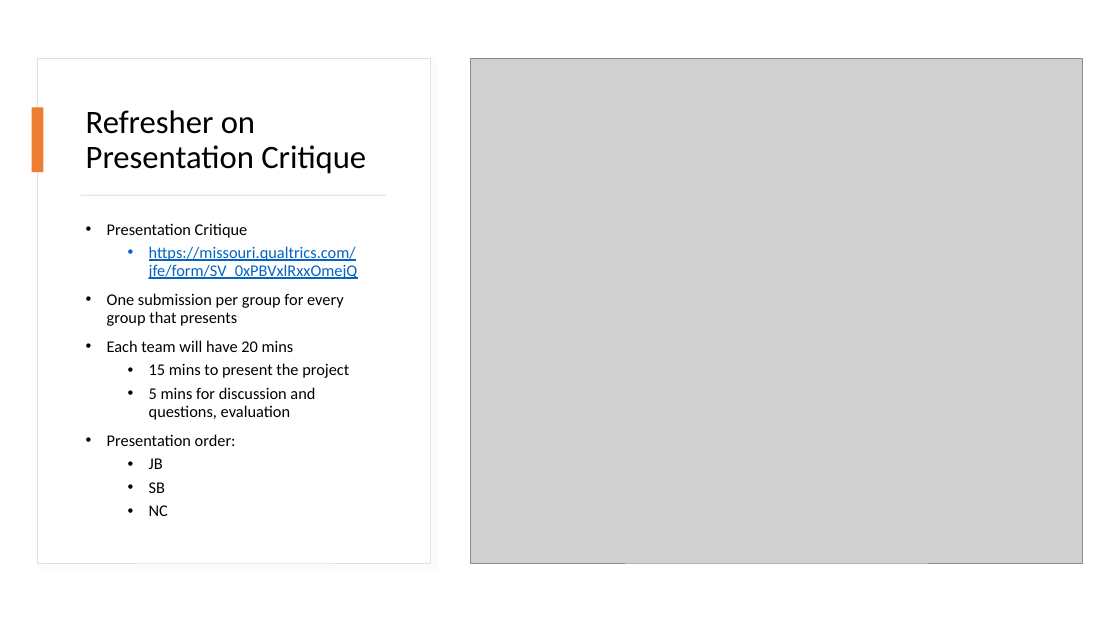
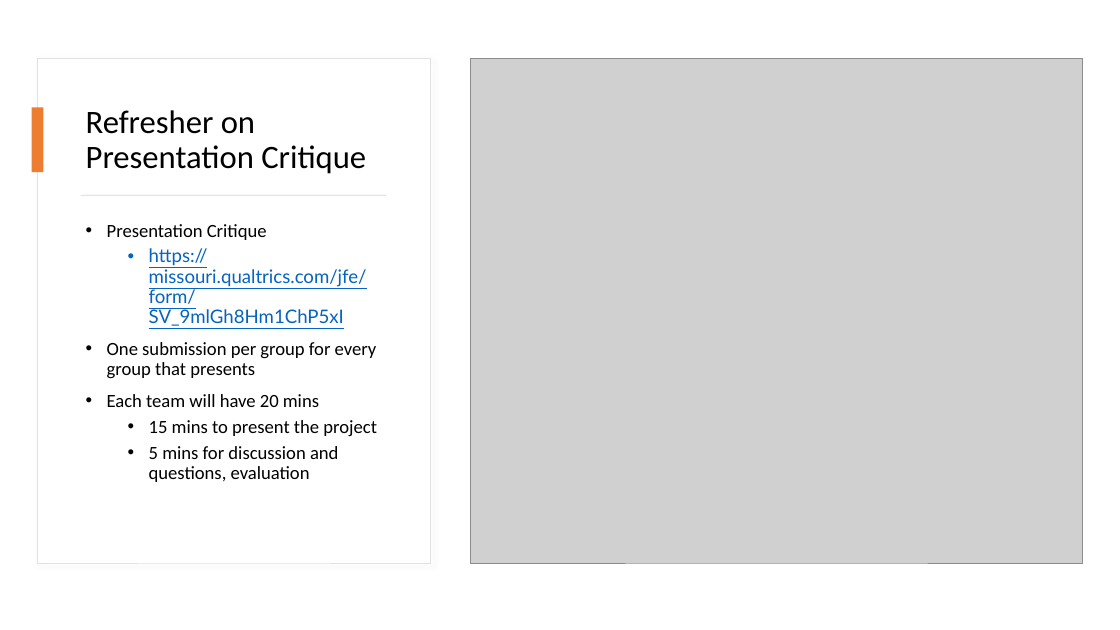
Before and after one commit to mikenguyen13/mar4050_S23_1, a slide deck: slide 2 of lectures/14/1_Presentation Day.pptx. Drawn at 1120x630 pixels with LibreOffice and Linux fonts; fonts in the diff are those of the drawing; grey boxes stand for pictures. Boxes give left, top, right and bottom in pixels: in the first picture for what was removed or moved away, otherwise in the second. Text is boxed around its words. In the diff, an @@ line names an element or a change of style, - is before the commit and + after.

```diff
--- a/lectures/14/1_Presentation Day.pptx
+++ b/lectures/14/1_Presentation Day.pptx
@@ text at (107, 224, 377, 482): size 14 to 16 pt in "Presentation Critique", "One submission per group for every group ...", "Each team will have 20 mins", "15 mins to present the project" and 1 more places @@
@@ text at (149, 248, 367, 326): text changed; size 14 to 16 pt; font Calibri to Lato @@
-  • https://missouri.qualtrics.com/jfe/form/SV_0xPBVxlRxxOmejQ
+  • https://missouri.qualtrics.com/jfe/form/SV_9mlGh8Hm1ChP5xI
@@ text at (107, 434, 236, 516): paragraphs removed @@
-• Presentation order:
-  • JB
-  • SB
-  • NC
```
Also in this commit, not shown: 2 other files.
